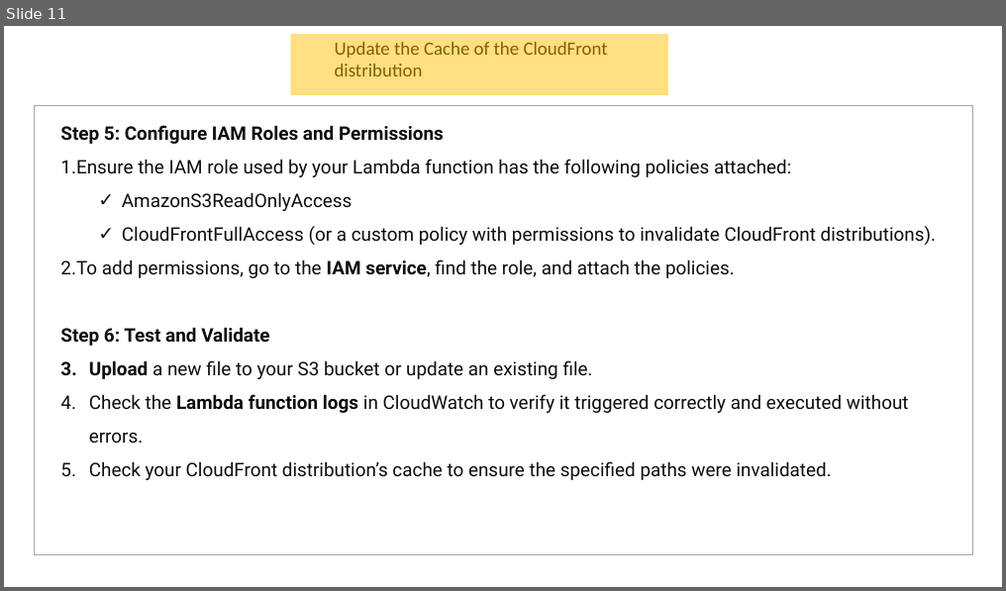
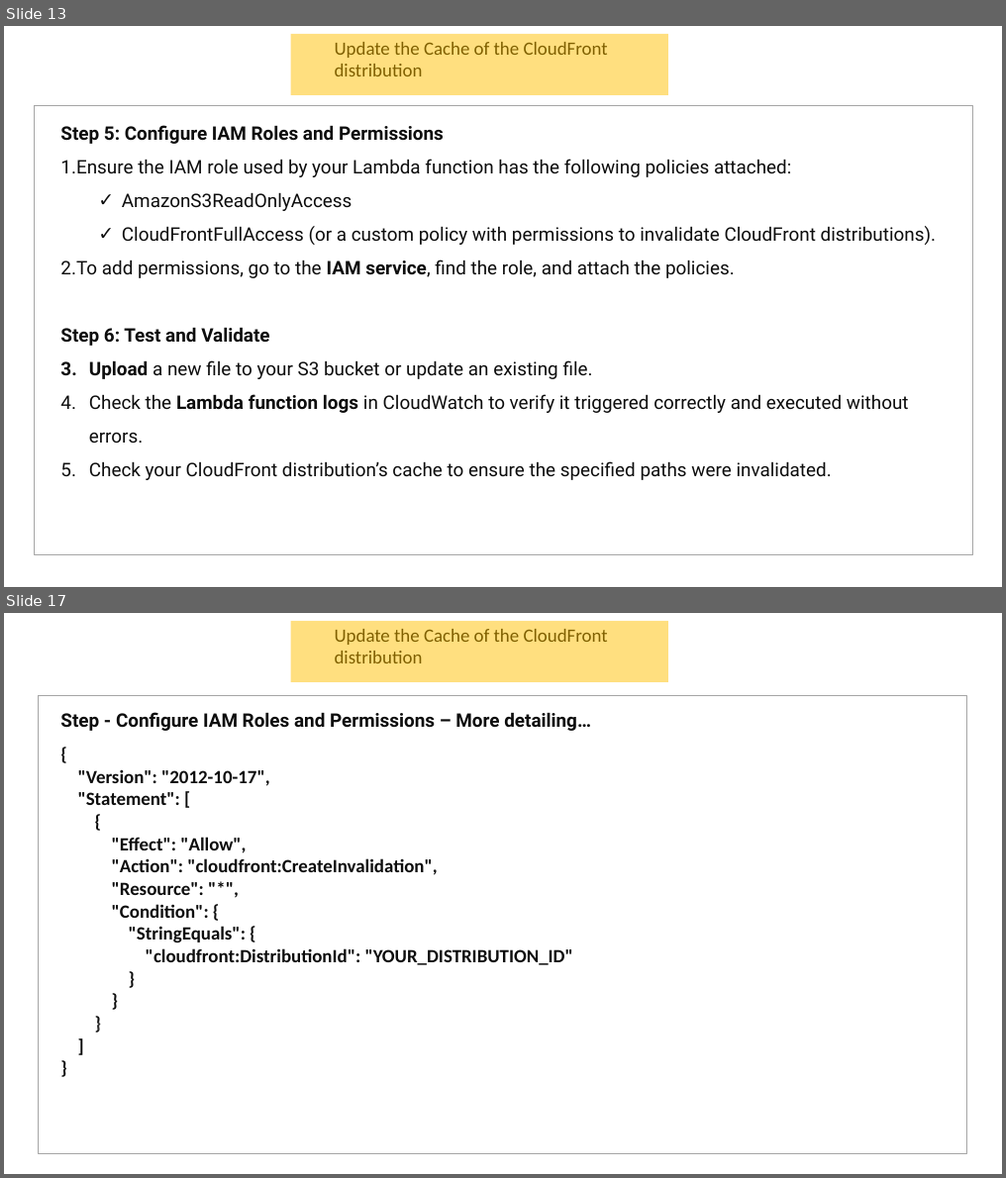
Before and after one commit to abmishra1234/DVR-Feature-Livestream, a slide deck: docs/Mp4ToHLS.pptx. Shown one above the other, each under a label of ours: slide 11 before the commit, slides 13 and 17 after it; the slides between them are not shown. The pictures are 1006x591 and 1006x1178 pixels, drawn with LibreOffice and Linux fonts; fonts in the diff are those of the drawing. Boxes give left, top, right and bottom in pixels: in the first picture for what was removed or moved away, otherwise in the second. Text is boxed around its words. In the diff, an @@ line names an element or a change of style, - is before the commit and + after.

```diff
--- a/docs/Mp4ToHLS.pptx
+++ b/docs/Mp4ToHLS.pptx
@@ slide 17 added at (4,613,1002,1174), background #FFFFFF @@
@@ rectangle added at (291,621,668,682), fill #FFC000 at 50% opacity @@
@@ text added at (335,629,608,663), 18 pt, text #000000 @@
+Update the Cache of the CloudFront distribution
@@ rectangle added at (39,695,966,1155), outline #A5A5A5 0.75 pt @@
@@ text added at (60,712,591,731), 18 pt, text #0D0D0D, bold @@
+Step - Configure IAM Roles and Permissions – More detailing…
@@ text added at (78,769,573,965), 18 pt, text #0D0D0D, bold @@
+{
+"Version": "2012-10-17",
+"Statement": [
+{
+"Effect": "Allow",
+"Action": "cloudfront:CreateInvalidation",
+"Resource": "*",
+"Condition": {
+"StringEquals": {
+"cloudfront:DistributionId": "YOUR_DISTRIBUTION_ID"
+}
+}
+}
+]
+}
@@ rectangle added at (144,822,144,869), fill #FFFFFF @@
@@ rectangle added at (144,942,144,997), fill #FFFFFF @@
@@ rectangle added at (99,1022,99,1077), fill #FFFFFF @@
@@ what was slide 11 is now slide 13 @@
```
Also in this commit, not shown: 1 slide changed, 7 other slides added, 1 other file.
